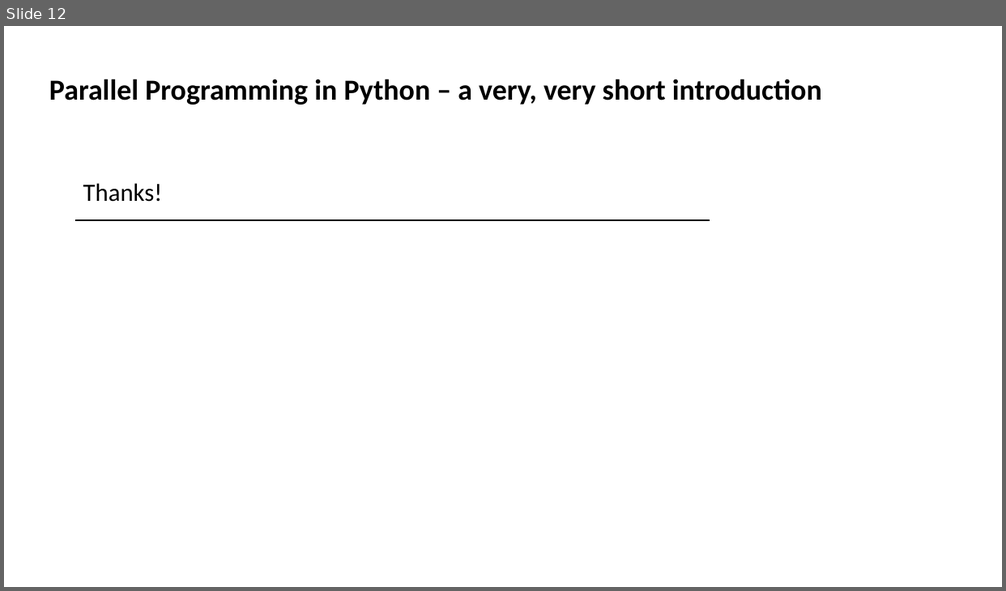
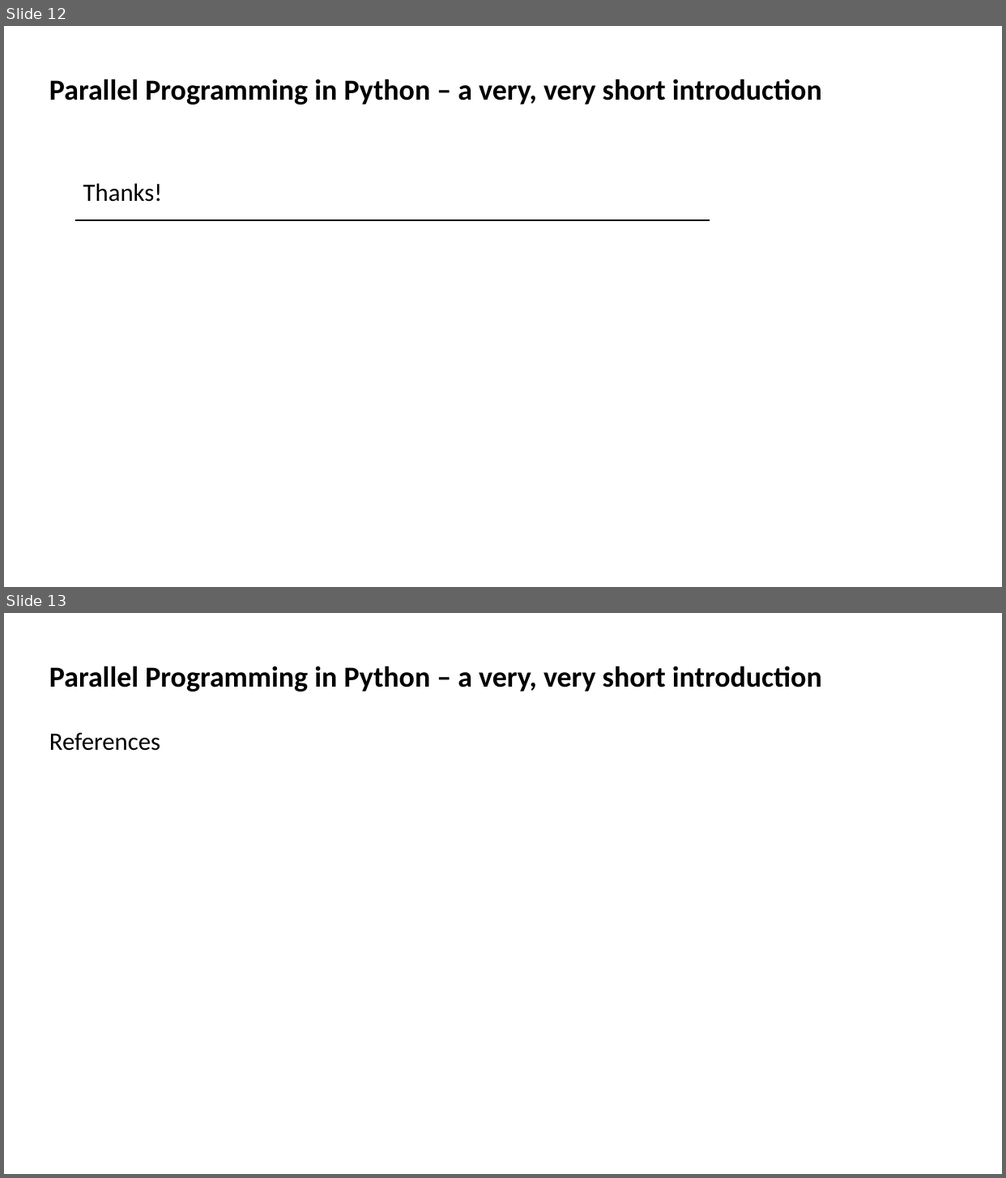
Before and after one commit to andreplima/BoT-in-Python, a slide deck: BoT in Python.pptx. Shown one above the other, each under a label of ours: slide 12 before the commit, slides 12 and 13 after it. The pictures are 1006x591 and 1006x1178 pixels, drawn with LibreOffice and Linux fonts; fonts in the diff are those of the drawing. Boxes give left, top, right and bottom in pixels: in the first picture for what was removed or moved away, otherwise in the second. Text is boxed around its words. In the diff, an @@ line names an element or a change of style, - is before the commit and + after.

```diff
--- a/BoT in Python.pptx
+++ b/BoT in Python.pptx
@@ slide 13 added at (4,613,1002,1174), background #FFFFFF @@
@@ text added at (49,666,822,692), 28 pt, text #000000, bold @@
+Parallel Programming in Python – a very, very short introduction
@@ text added at (49,733,160,751), 24 pt, text #000000 @@
+References
```
Also in this commit, not shown: 6 slides changed, 3 other files.
